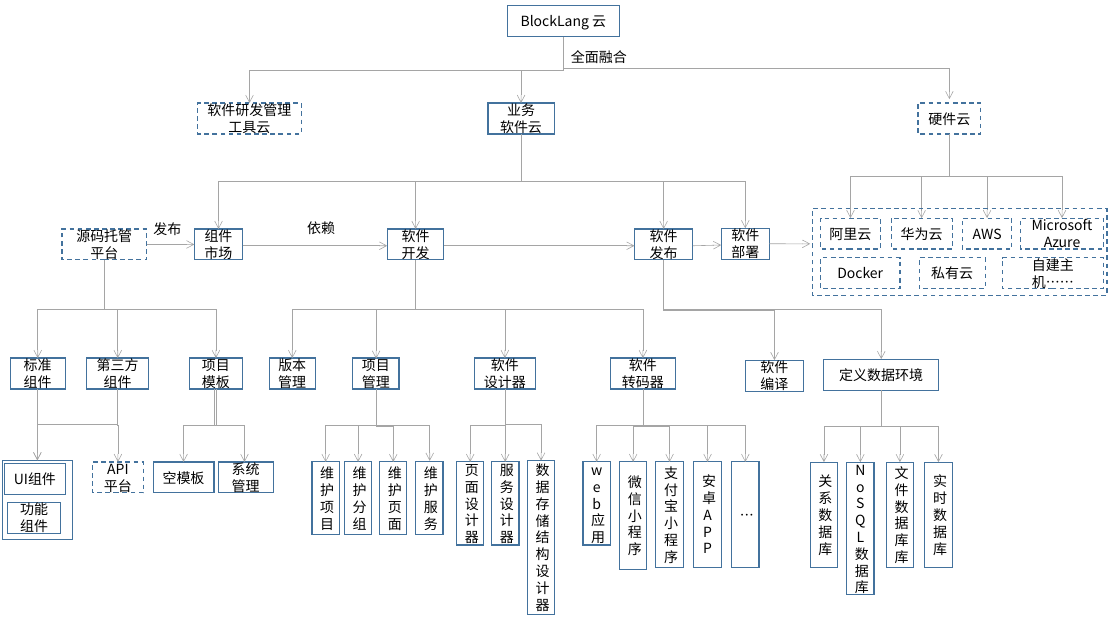
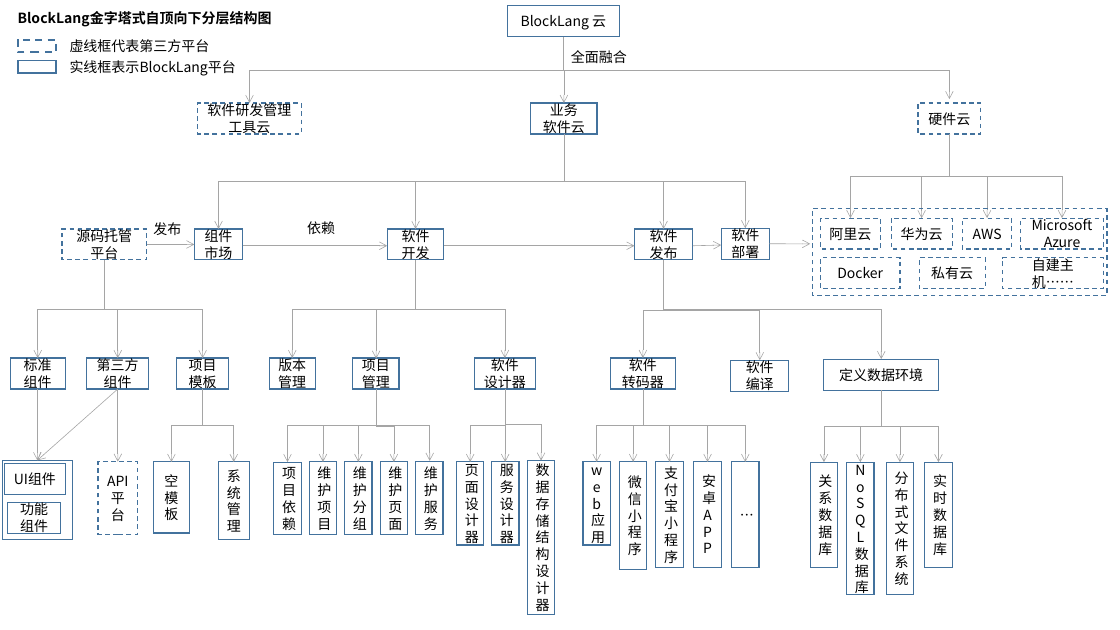
Before and after one commit to blocklang/blocklang.com, a slide deck: slide 8 of docs/spec/BlockLang.pptx. Drawn at 1120x630 pixels with LibreOffice and Linux fonts; fonts in the diff are those of the drawing. Boxes give left, top, right and bottom in pixels: in the first picture for what was removed or moved away, otherwise in the second. Text is boxed around its words. In the diff, an @@ line names an element or a change of style, - is before the commit and + after.

Commit message:
完善 BlockLang 金字塔式自顶向下分层结构图

```diff
--- a/docs/spec/BlockLang.pptx
+++ b/docs/spec/BlockLang.pptx
@@ text added at [18,11,272,27], 12 pt, text #000000, bold @@
+BlockLang金字塔式自顶向下分层结构图
@@ rectangle added at [18,39,55,52], outline #43739E 1.5 pt dashed @@
@@ text added at [70,39,210,52], 12 pt, text #000000 @@
+虚线框代表第三方平台
@@ elbow arrow (564, 37) - (949, 99): route changed @@
@@ elbow arrow moved from (564, 37) - (521, 103) to (564, 37) - (564, 103) @@
@@ rectangle added at [18,60,55,73], outline #43739E 1.5 pt @@
@@ text added at [70,60,236,76], 12 pt, text #000000 @@
+实线框表示BlockLang平台
@@ rectangle "业务": place and size @@
-rectangle "业务" at [488,103,555,134]
+rectangle "业务" at [531,103,597,134]
@@ elbow arrow moved from (521, 134) - (218, 229) to (564, 134) - (218, 229) @@
@@ elbow arrow moved from (521, 134) - (416, 229) to (564, 134) - (416, 229) @@
@@ elbow arrow moved from (521, 134) - (745, 229) to (564, 134) - (745, 229) @@
@@ elbow arrow moved from (521, 134) - (664, 229) to (564, 134) - (664, 229) @@
@@ elbow arrow moved from (104, 260) - (216, 358) to (104, 260) - (202, 358) @@
@@ elbow arrow moved from (416, 260) - (643, 358) to (663, 262) - (643, 358) @@
@@ elbow arrow moved from (664, 260) - (775, 360) to (664, 260) - (760, 360) @@
@@ arrow added from (118, 389) to (38, 460), #A5A5A5 0.5 pt @@
@@ elbow arrow (118, 389) - (118, 462): route changed @@
@@ 2 rectangles, 2 elbow arrows: place and size @@
-2 rectangles, 2 elbow arrows at [184,358,803,462]
+2 rectangles, 2 elbow arrows at [171,358,789,462]
@@ elbow arrow moved from (118, 389) - (38, 460) to (376, 389) - (287, 462) @@
@@ elbow arrow moved from (376, 389) - (326, 462) to (376, 389) - (323, 462) @@
@@ elbow arrow (643, 389) - (745, 462): route changed @@
@@ rectangle "API平台": place and size @@
-rectangle "API平台" at [92,462,143,493]
+rectangle "API平台" at [98,462,138,534]
@@ rectangle "空模板": place and size @@
-rectangle "空模板" at [153,462,213,493]
+rectangle "空模板" at [153,462,189,534]
@@ rectangle "系统管理": place and size @@
-rectangle "系统管理" at [218,462,274,493]
+rectangle "系统管理" at [218,462,250,540]
@@ rectangle added at [274,462,302,534], outline #43739E 1 pt, 12 pt, text #000000 @@
+项目依赖
@@ rectangle "分布式文件系统": place and size @@
-rectangle "分布式文件系统" at [886,462,914,568]
+rectangle "分布式文件系统" at [886,462,914,595]
@@ text in rectangle at [895,471,909,585]: text changed @@
-文件数据库库
+分布式文件系统
```
